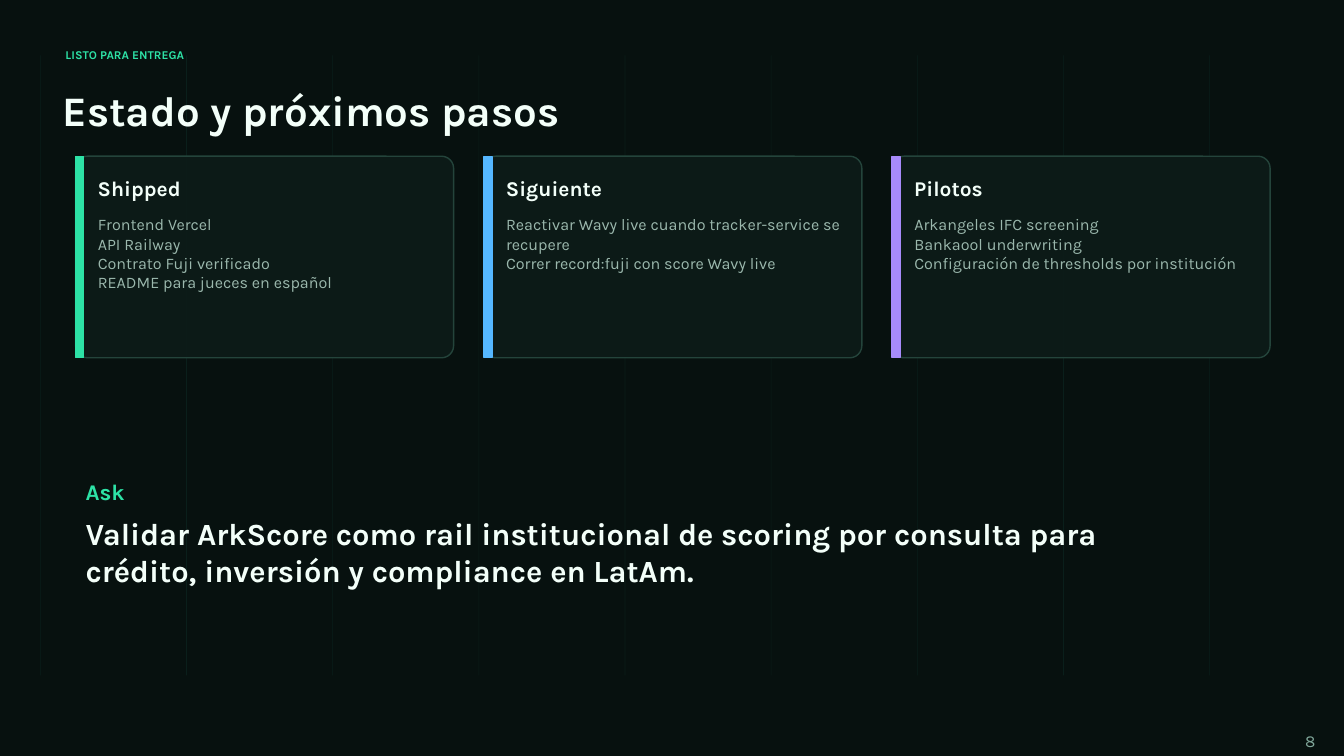
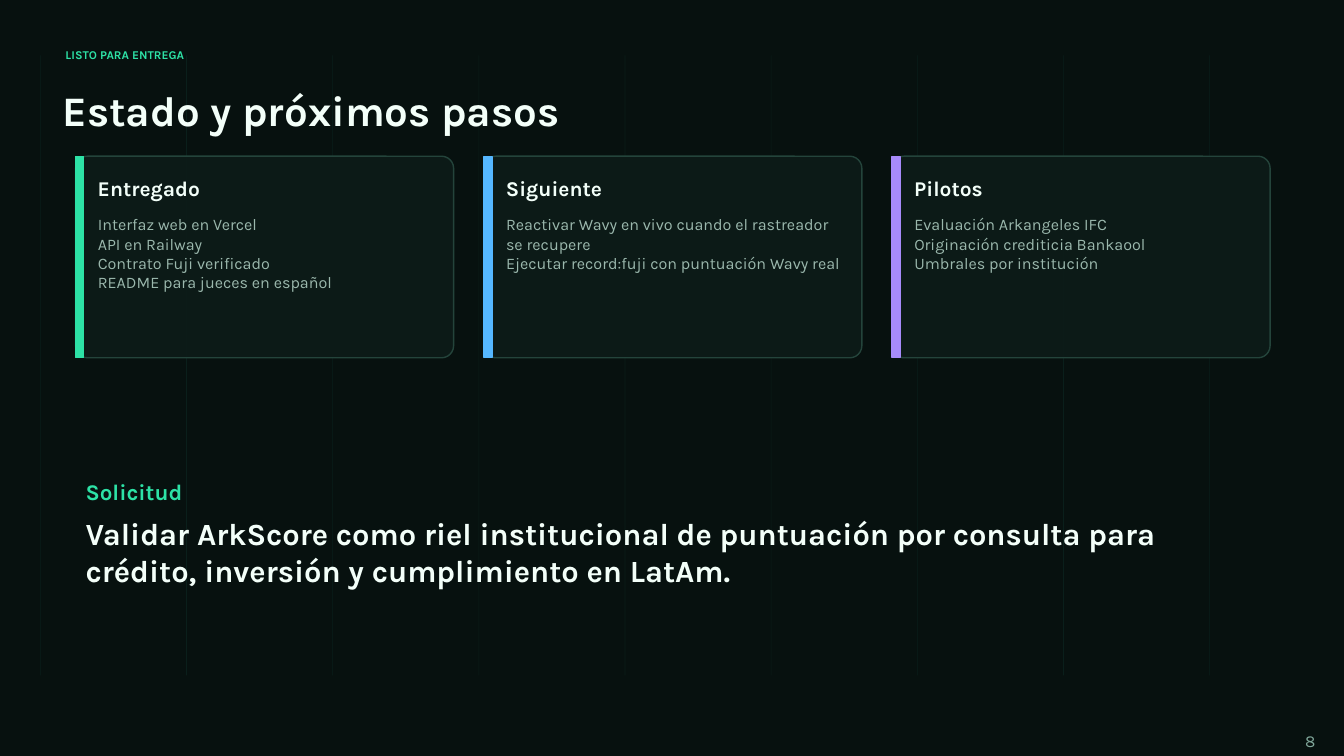
Before and after one commit to felirami/ArkScore, a slide deck: slide 8 of ArkScore-Pitch-Deck-ES.pptx. Drawn at 1344x756 pixels with LibreOffice and Linux fonts; fonts in the diff are those of the drawing. Boxes give left, top, right and bottom in pixels: in the first picture for what was removed or moved away, otherwise in the second. Text is boxed around its words. In the diff, an @@ line names an element or a change of style, - is before the commit and + after.

```diff
--- a/ArkScore-Pitch-Deck-ES.pptx
+++ b/ArkScore-Pitch-Deck-ES.pptx
@@ text at (98,181,200,202): text changed @@
-Shipped
+Entregado
@@ text at (98,219,257,254): text changed @@
-Frontend Vercel
-API Railway
+Interfaz web en Vercel
+API en Railway
@@ text at (506,219,839,273): text changed @@
-Reactivar Wavy live cuando tracker-service se recupere
-Correr record:fuji con score Wavy live
+Reactivar Wavy en vivo cuando el rastreador se recupere
+Ejecutar record:fuji con puntuación Wavy real
@@ text at (914,218,1146,273): text changed @@
-Arkangeles IFC screening
-Bankaool underwriting
-Configuración de thresholds por institución
+Evaluación Arkangeles IFC
+Originación crediticia Bankaool
+Umbrales por institución
@@ text at (86,484,183,501): text changed @@
-Ask
+Solicitud
@@ text at (86,521,1155,590): text changed @@
-Validar ArkScore como rail institucional de scoring por consulta para crédito, inversión y compliance en LatAm.
+Validar ArkScore como riel institucional de puntuación por consulta para crédito, inversión y cumplimiento en LatAm.
```
Also in this commit, not shown: 7 other slides changed, 1 other file.
